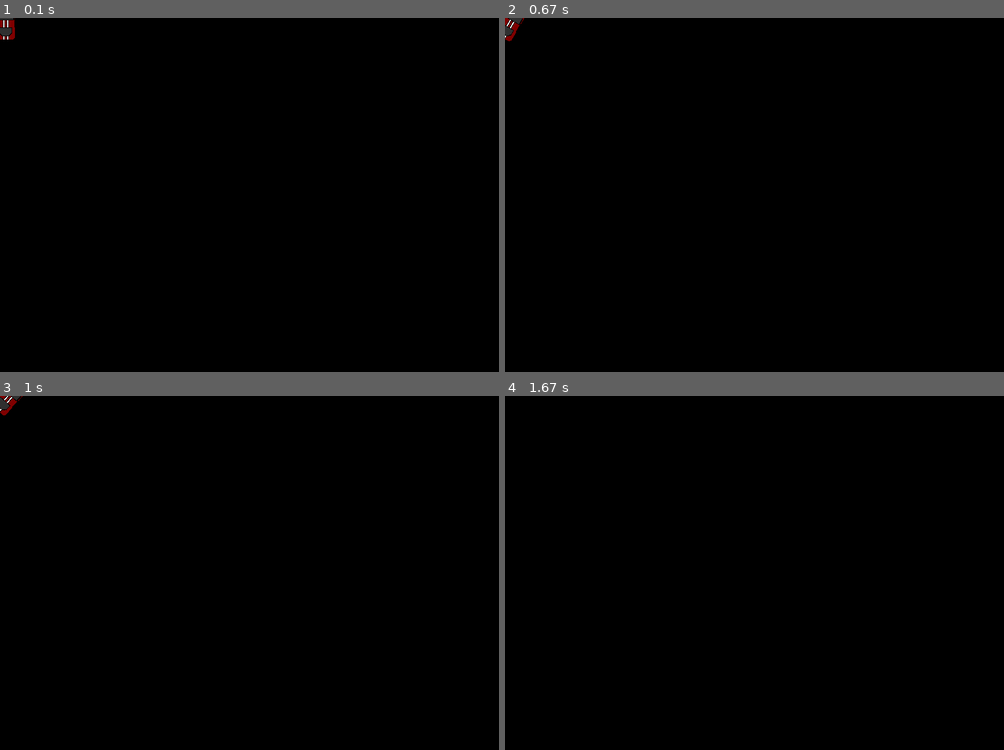
Above: before the commit, frames 1-4 (two rows, left to right).
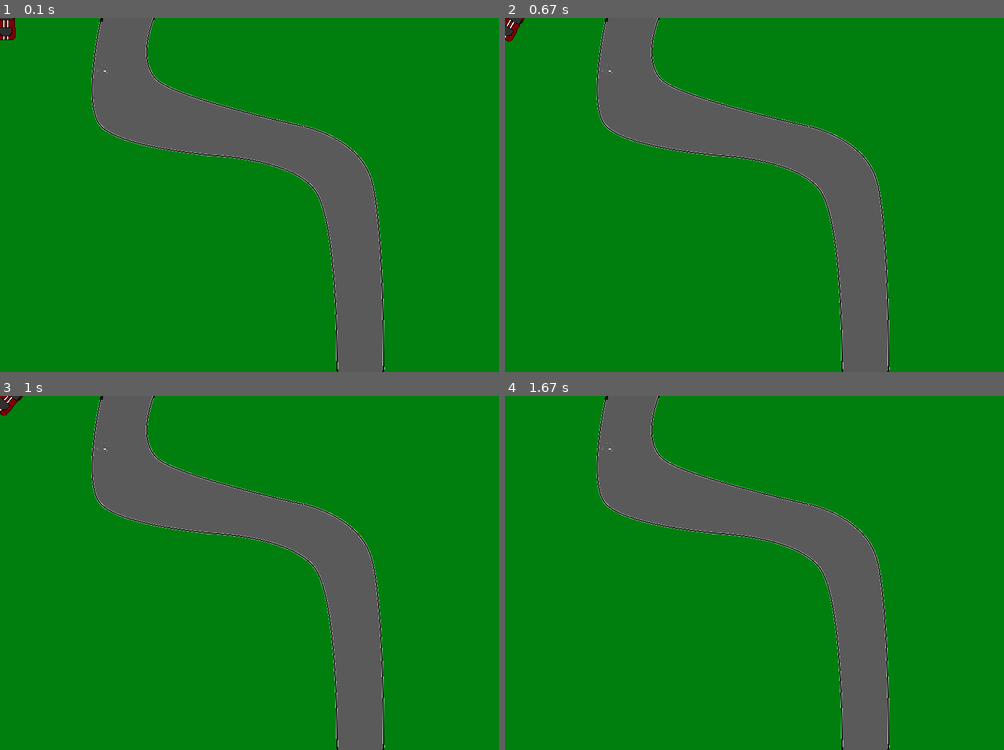
Above: after the commit, the same moments.

Repository: Shteevee/GUTS_Game
Game: pygame game, started from main.py
Same seed, same stepped clock (60 frames per second), same inputs: the game is played once before the commit and once after it.
Inputs:
- Up to frame 1 (0.1 s): no input
- Up to frame 2 (0.67 s): hold Right from 0.33 s (still down)
- Up to frame 3 (1 s): release Right at 0.8 s; hold Up from 0.83 s (still down)
- Up to frame 4 (1.67 s): release Up at 1.13 s; hold Right 1.17-1.63 s

The runs differ from the first frame. In frame 1, 99% of the frame differs, in the area x 0-100%, y 0-100%; in frame 2, 99%; in frame 3, 99%; in frame 4, 100%.

Commit message:
Car works, started work on masks

Diff:
--- a/car.py
+++ b/car.py
@@ -30,6 +30,7 @@
         self.direction = 0
         self.rad = 0
         self.image = pygame.image.load("images/car.png")
+        self.mask = pygame.mask.from_surface(self.image)
 
     #Uses direction to rotate the image and send it to be drawn next update
     def draw(self, screen):
@@ -41,6 +42,12 @@
     #Return a tuple of coords
     def getPos(self):
         return (self.x, self.y)
+
+    #call all driving methods
+    def drive(self):
+        self.setSpeed()
+        self.setRotate()
+        self.move()
 
     #Work out the speed, accelerate to cap
     def setSpeed(self):
--- /dev/null
+++ b/gameMap.py
@@ -0,0 +1,12 @@
+import pygame, sys
+from pygame.locals import *
+
+class GameMap():
+
+    def __init__(self):
+        self.image = pygame.image.load("images/map.png")
+        self.mask = pygame.mask.from_surface(self.image)
+
+    #draw map from top left of screen
+    def draw(self, screen):
+        screen.blit(self.image, (0,0))
--- a/main.py
+++ b/main.py
@@ -1,4 +1,4 @@
-import pygame, sys, screen, car
+import pygame, sys, gameMap, car
 from pygame.locals import *
 
 clock = pygame.time.Clock()
@@ -7,7 +7,7 @@
 display.init()
 screen = display.set_mode((900,640))
 car = car.Car(10,10)
-
+bg = gameMap.GameMap()
 running = True
 while (running):
     clock.tick(30)
@@ -23,13 +23,12 @@
         elif event.key==K_UP: car.updateUp(down * 0.5)
         elif event.key==K_DOWN: car.updateDown(down * -0.3)
 
-    car.setSpeed()
-    car.setRotate()
-    car.move()
+    car.drive()
     print(car.getPos())
 
     #Draw the images (KEEP SCREEN INFRONT OF ANYTHING DRAWN ON TOP)
-    screen.fill((0,0,0))
+    screen.fill((90,90,90))
+    bg.draw(screen)
     car.draw(screen)
     display.flip()
 pygame.quit()
--- a/screen.py
+++ /dev/null
@@ -1,8 +0,0 @@
-import sys
-import pygame
-
-class Screen():
-
-    def __init__(self):
-        imageMap = None
-        tileMap = None
Binary file added: images/map.png
